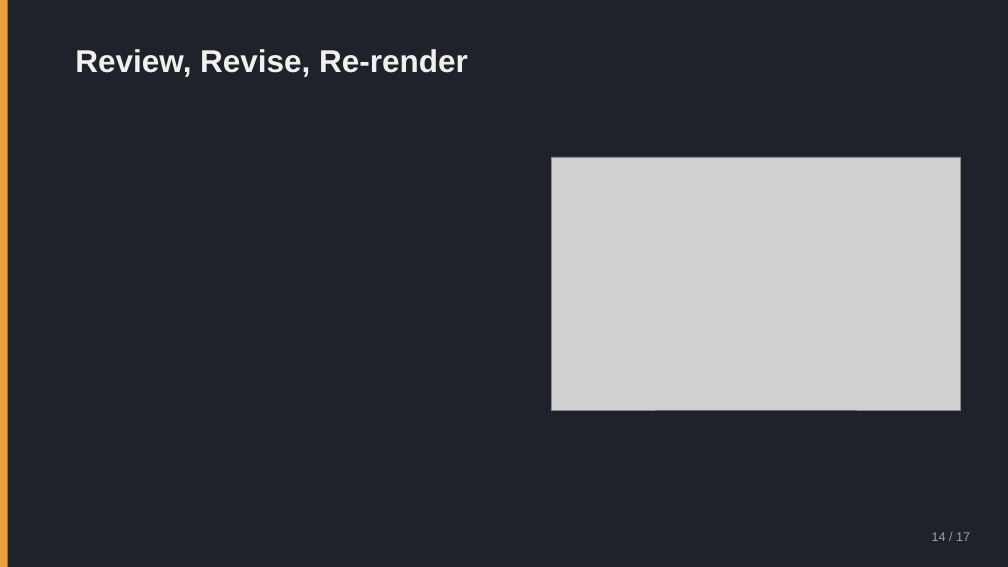
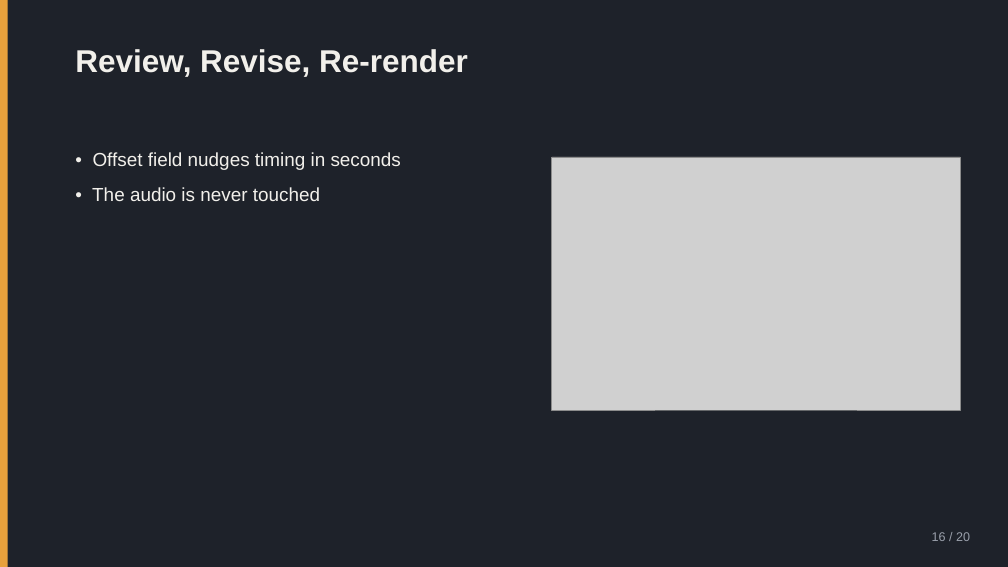
Before and after one commit to nikolaidk/voice, a slide deck: slide 16 of docs/user-guide.pptx (slide 14 before the commit). Drawn at 1008x567 pixels with LibreOffice and Linux fonts; fonts in the diff are those of the drawing; grey boxes stand for pictures. Boxes give left, top, right and bottom in pixels: in the first picture for what was removed or moved away, otherwise in the second. Text is boxed around its words. In the diff, an @@ line names an element or a change of style, - is before the commit and + after.

```diff
--- a/docs/user-guide.pptx
+++ b/docs/user-guide.pptx
@@ text added at (x1=92, y1=152, x2=401, y2=201), 18 pt, text #F2F0EB @@
+• Offset field nudges timing in seconds
+• The audio is never touched
@@ text at (x1=932, y1=532, x2=970, y2=541): text changed @@
-14 / 17
+16 / 20
```
Also in this commit, not shown: 11 other slides changed, 8 slides added, 5 slides removed, 3 other files.
